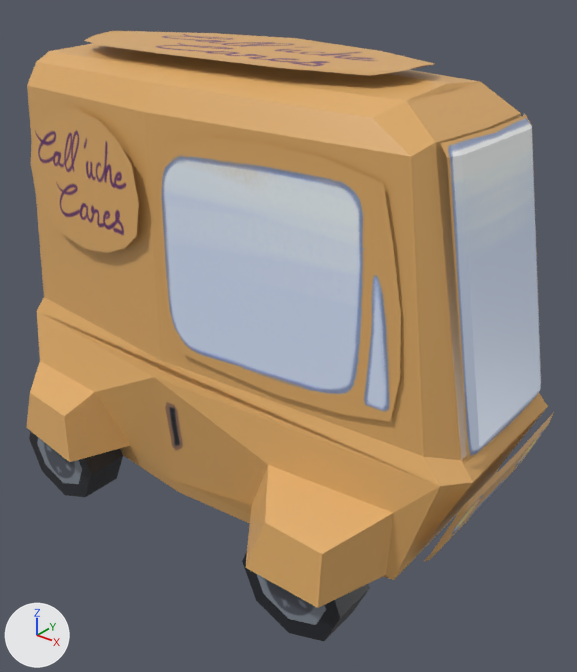
The FBX model GameJamCare2021/Assets/Arts/FBX/camion.fbx as it was, and as the next commit left it.
The view is the same before and after, from a 50 mm camera at (1.369, -1.521, 1.48) aimed at (0.16, -0.009, 0.543). Lighting does not change. The marker at lower left points along +X, +Y and +Z. Where no turn or scale is listed for an object, it has been applied to the vertices.
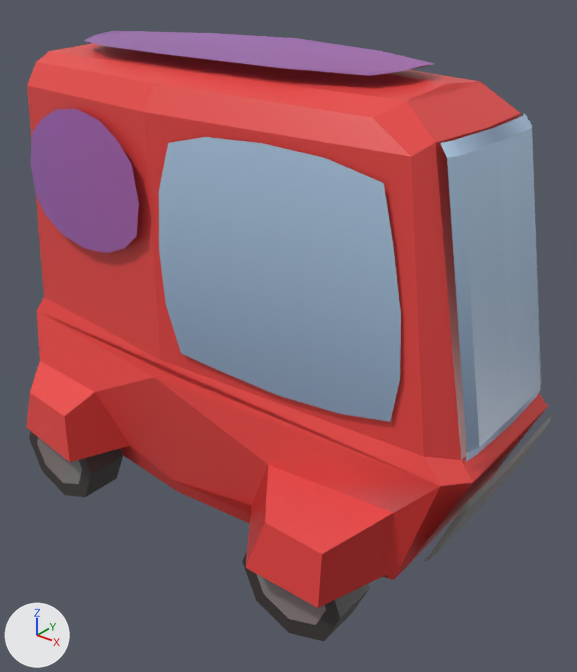
The change, as a diff of the scene's bpy script:
```diff
--- a/GameJamCare2021/Assets/Arts/FBX/camion.fbx.py
+++ b/GameJamCare2021/Assets/Arts/FBX/camion.fbx.py
@@ img_texture_voiture_4_png @@
+img_texture_voiture_4_png = load_image('texture_voiture_4.png', '../../Materials/Textures/texture_voiture_4.png', 8, 8, 'sRGB')
@@ mat_material @@
 mat_material = principled_material('Material')
-mat_material.texture = img_camtar_png
+mat_material.texture = img_texture_voiture_4_png
 mat_material.roughness = 0.4
@@ me_cube @@
 me_cube.from_pydata(...)  # 337 vertices, 189 faces; spans x -0.624..0.816, y -0.465..0.465, z 0.002..1.277
 # used by ob_cube; location = (0.0, 0.0, 0.001)
+# me_cube part 1: texture (UV) coordinates of 189 of 189 faces, centred in x -0.615..0.813, y -0.45..0.45, z 0.022..1.263, changed; they spanned u 0.0..0.93, v 0.04..0.97 and now span u 0.13..0.93, v 0.03..0.98
 me_cube.materials.append(mat_material)
```

Changed parts and their boxes [x1, y1, x2, y2] in the pictures (577 x 672 px):
'Cube', surface changed: [27, 31, 554, 641] in both
